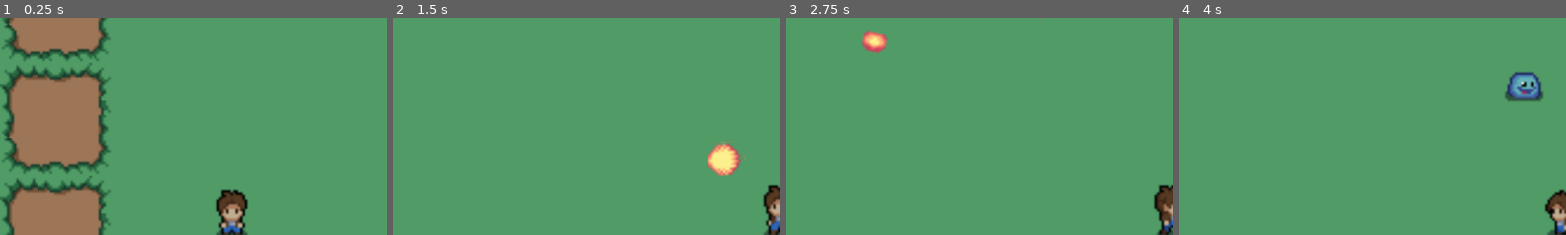
Above: before the commit, frames 1-4 (left to right).
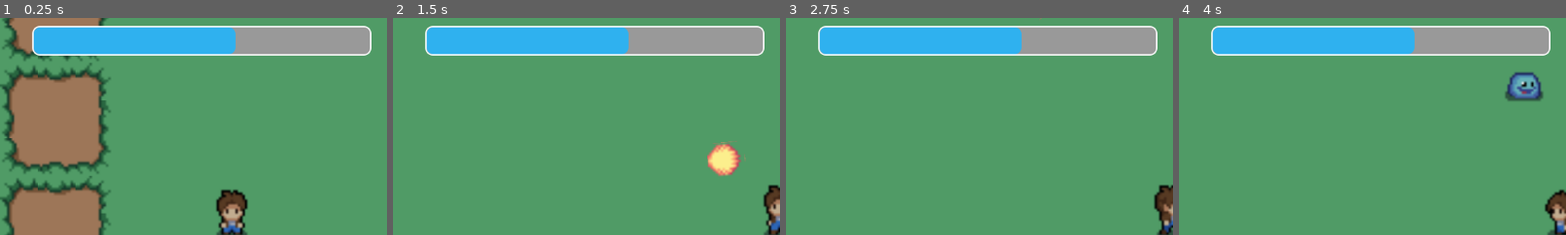
Above: after the commit, the same moments.

Repository: NUSGDG-Godot-AY2324-S2/oop
Game: Godot game, scene res://main/root.tscn
Two runs of this game, one before a commit and one after it. Both use one fixed random seed, a clock stepped at 60 frames per second and the inputs below.
Inputs (mouse positions are % of the whole screen's width and height, from its top left):
- Up to frame 1 (0.25 s): no input
- Up to frame 2 (1.5 s): tap Enter at 0.5 s; move the mouse to (72, 45) at 0.52 s; hold Right (ui_right) 0.53-1.28 s; click (72, 45) at 0.6 s; move the mouse to (30, 55) at 1.27 s; hold Down (ui_down) from 1.28 s (still down); click (30, 55) at 1.35 s
- Up to frame 3 (2.75 s): move the mouse to (60, 28) at 2.02 s; release Down (ui_down) at 2.03 s; hold Right (ui_right) from 2.03 s (still down); click (60, 28) at 2.1 s
- Up to frame 4 (4 s): move the mouse to (45, 70) at 2.77 s; release Right (ui_right) at 2.78 s; hold Up (ui_up) 2.78-3.53 s; click (45, 70) at 2.85 s; move the mouse to (80, 65) at 3.52 s; hold Left (ui_left) from 3.53 s (still down); click (80, 65) at 3.6 s
The pictures show only the part of the screen within x 0-50%, y 6-55%; the shares and areas given below are measured in that part.

The runs differ from the first frame. In frame 1, 12% of the frame differs, in the area x 8-96%, y 3-18%; in frame 2, 12%; in frame 3, 12%; in frame 4, 12%.

Commit message:
Add UI

Diff:
--- /dev/null
+++ b/src/UI/UI.tscn
@@ -0,0 +1,27 @@
+[gd_scene load_steps=2 format=3 uid="uid://d26nrgw1jvyh6"]
+
+[ext_resource type="PackedScene" uid="uid://mtvmxq2388hc" path="res://UI/healthbar.tscn" id="1_5pr7a"]
+
+[node name="UI" type="CanvasLayer"]
+
+[node name="Control" type="Control" parent="."]
+layout_mode = 3
+anchors_preset = 15
+anchor_right = 1.0
+anchor_bottom = 1.0
+grow_horizontal = 2
+grow_vertical = 2
+
+[node name="MarginContainer" type="MarginContainer" parent="Control"]
+layout_mode = 1
+anchors_preset = 9
+anchor_bottom = 1.0
+offset_right = 600.0
+grow_vertical = 2
+theme_override_constants/margin_left = 50
+theme_override_constants/margin_top = 50
+theme_override_constants/margin_right = 50
+theme_override_constants/margin_bottom = 50
+
+[node name="healthbar" parent="Control/MarginContainer" instance=ExtResource("1_5pr7a")]
+layout_mode = 2
--- /dev/null
+++ b/src/UI/healthbar.tscn
@@ -0,0 +1,30 @@
+[gd_scene load_steps=3 format=3 uid="uid://mtvmxq2388hc"]
+
+[sub_resource type="StyleBoxFlat" id="StyleBoxFlat_vit10"]
+border_width_left = 2
+border_width_top = 2
+border_width_right = 2
+border_width_bottom = 2
+border_color = Color(1, 1, 1, 1)
+corner_radius_top_left = 10
+corner_radius_top_right = 10
+corner_radius_bottom_right = 10
+corner_radius_bottom_left = 10
+expand_margin_left = 2.0
+expand_margin_top = 2.0
+expand_margin_right = 2.0
+expand_margin_bottom = 2.0
+
+[sub_resource type="StyleBoxFlat" id="StyleBoxFlat_i0rnw"]
+bg_color = Color(0.184314, 0.694118, 0.937255, 1)
+corner_radius_top_left = 10
+corner_radius_top_right = 10
+corner_radius_bottom_right = 10
+corner_radius_bottom_left = 10
+
+[node name="healthbar" type="ProgressBar"]
+custom_minimum_size = Vector2(500, 40)
+theme_override_styles/background = SubResource("StyleBoxFlat_vit10")
+theme_override_styles/fill = SubResource("StyleBoxFlat_i0rnw")
+value = 60.0
+show_percentage = false
--- a/src/player/player.tscn
+++ b/src/player/player.tscn
@@ -1,7 +1,8 @@
-[gd_scene load_steps=41 format=3 uid="uid://dp0wmpyymvkkt"]
+[gd_scene load_steps=42 format=3 uid="uid://dp0wmpyymvkkt"]
 
 [ext_resource type="Script" path="res://player/player.gd" id="1_4fnq1"]
 [ext_resource type="Texture2D" uid="uid://b4h0c3ga3uk8i" path="res://assets/sprites/characters/player.png" id="1_823hv"]
+[ext_resource type="PackedScene" uid="uid://d26nrgw1jvyh6" path="res://UI/UI.tscn" id="3_31tx8"]
 
 [sub_resource type="RectangleShape2D" id="RectangleShape2D_fgjj8"]
 size = Vector2(12, 20)
@@ -307,6 +308,8 @@
 [node name="Camera2D" type="Camera2D" parent="."]
 zoom = Vector2(3.5, 3.5)
 
+[node name="UI" parent="Camera2D" instance=ExtResource("3_31tx8")]
+
 [node name="DamageTimer" type="Timer" parent="."]
 one_shot = true
 
